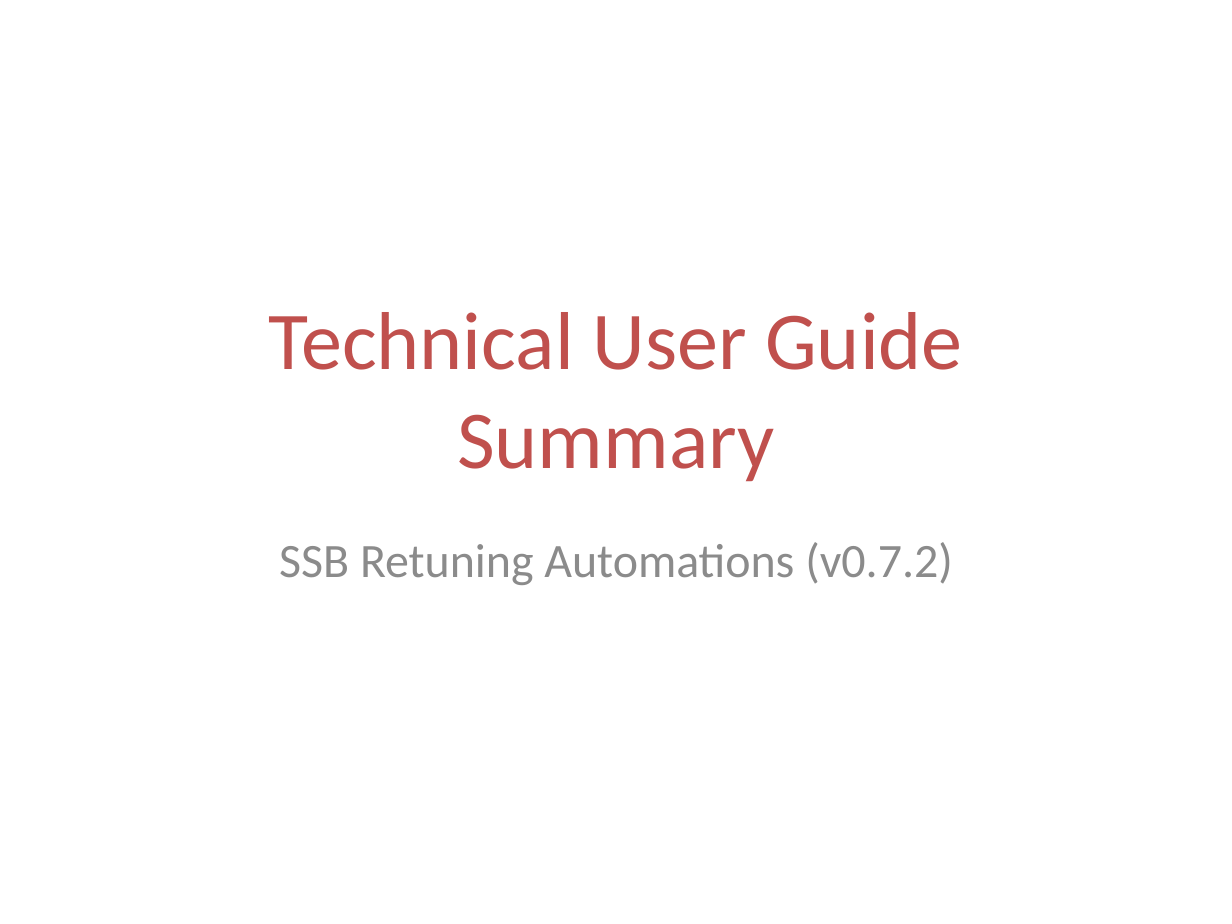
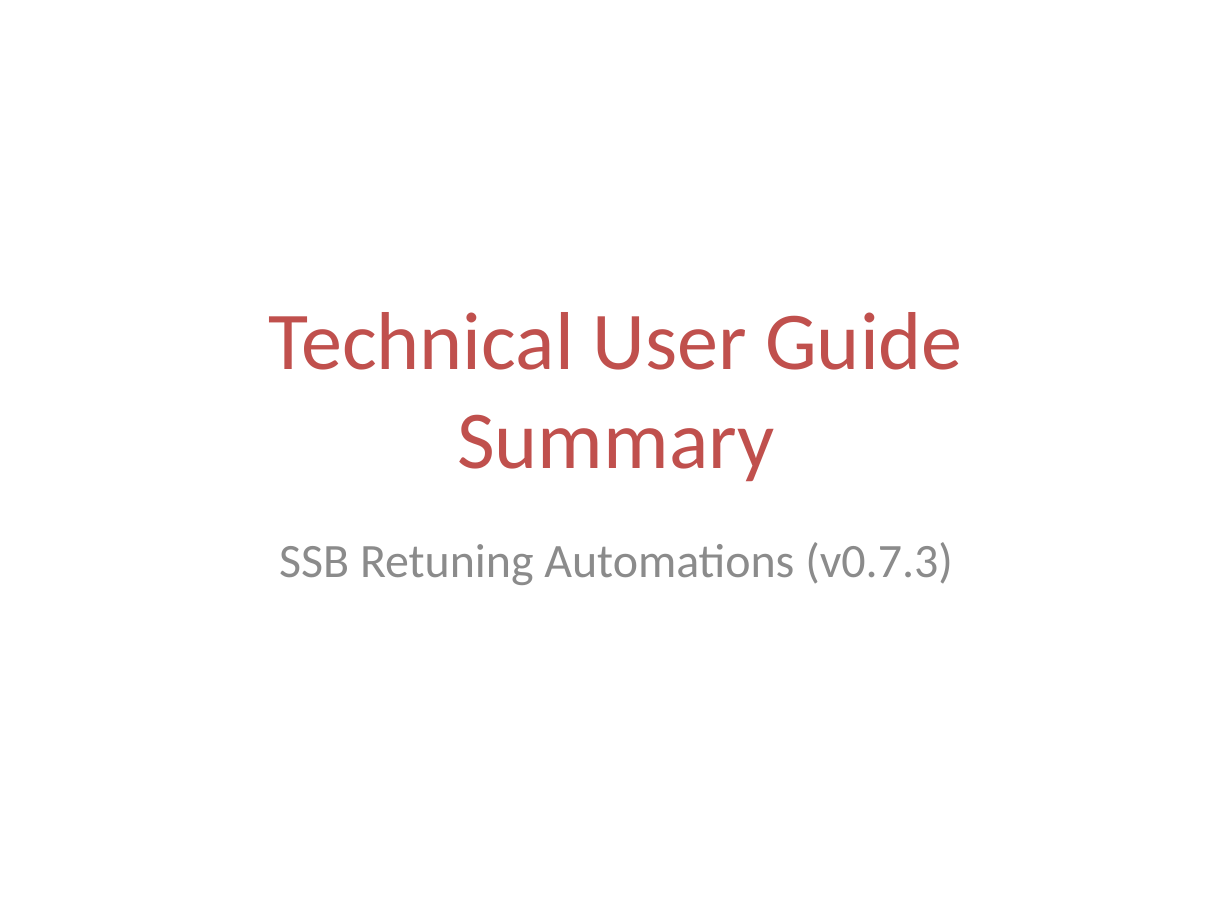
Before and after one commit to jaimetur/SSB_RetuningAutomations, a slide deck: slide 1 of help/User-Guide-SSB-Retuning-Automations-v0.7.2.pptx. Drawn at 1232x924 pixels with LibreOffice and Linux fonts; fonts in the diff are those of the drawing. Boxes give left, top, right and bottom in pixels: in the first picture for what was removed or moved away, otherwise in the second. Text is boxed around its words. In the diff, an @@ line names an element or a change of style, - is before the commit and + after.

```diff
--- a/help/User-Guide-SSB-Retuning-Automations-v0.7.2.pptx
+++ b/help/User-Guide-SSB-Retuning-Automations-v0.7.2.pptx
@@ subtitle at (x1=279, y1=542, x2=953, y2=585): text changed @@
-SSB Retuning Automations (v0.7.2)
+SSB Retuning Automations (v0.7.3)
```
Also in this commit, not shown: 3 other slides changed, 1 slide added, 10 other files.
